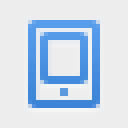
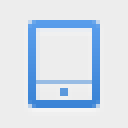
Layer changes from the first 128x128 image to the second:
painted on "200% icon-blue@2x.png, icon-blue.png" over [36, 32, 92, 84]
